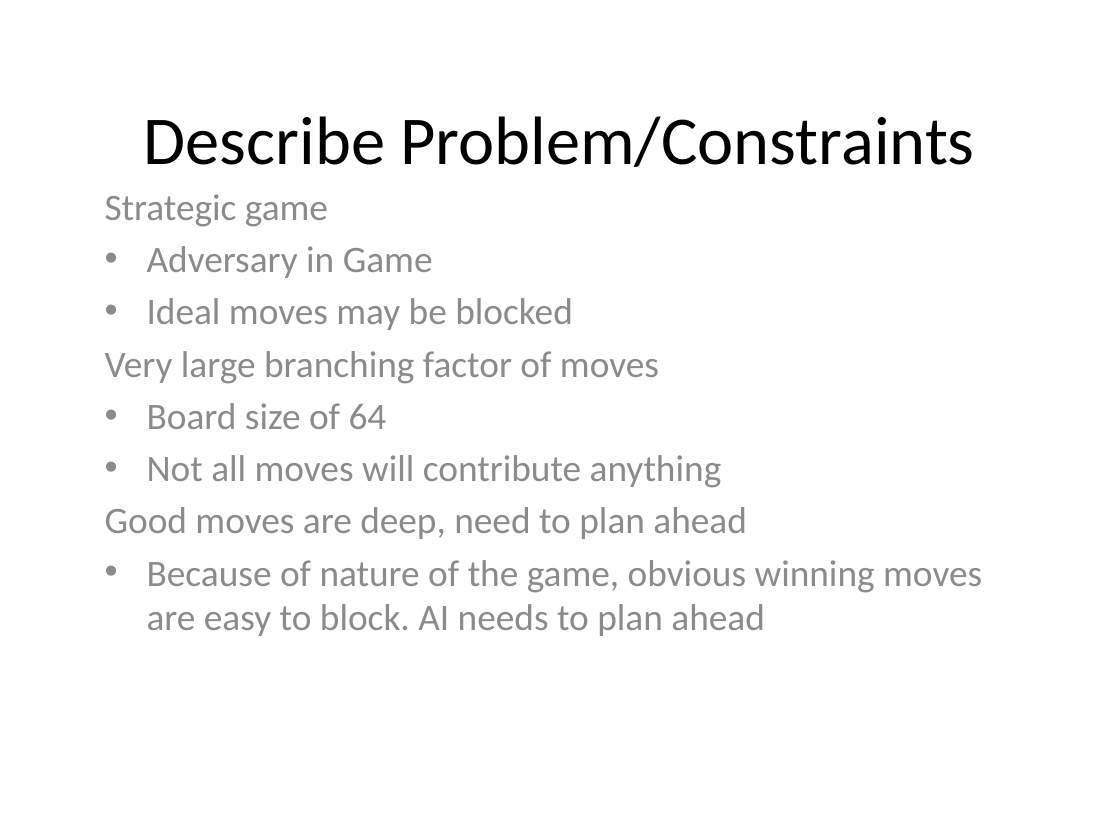
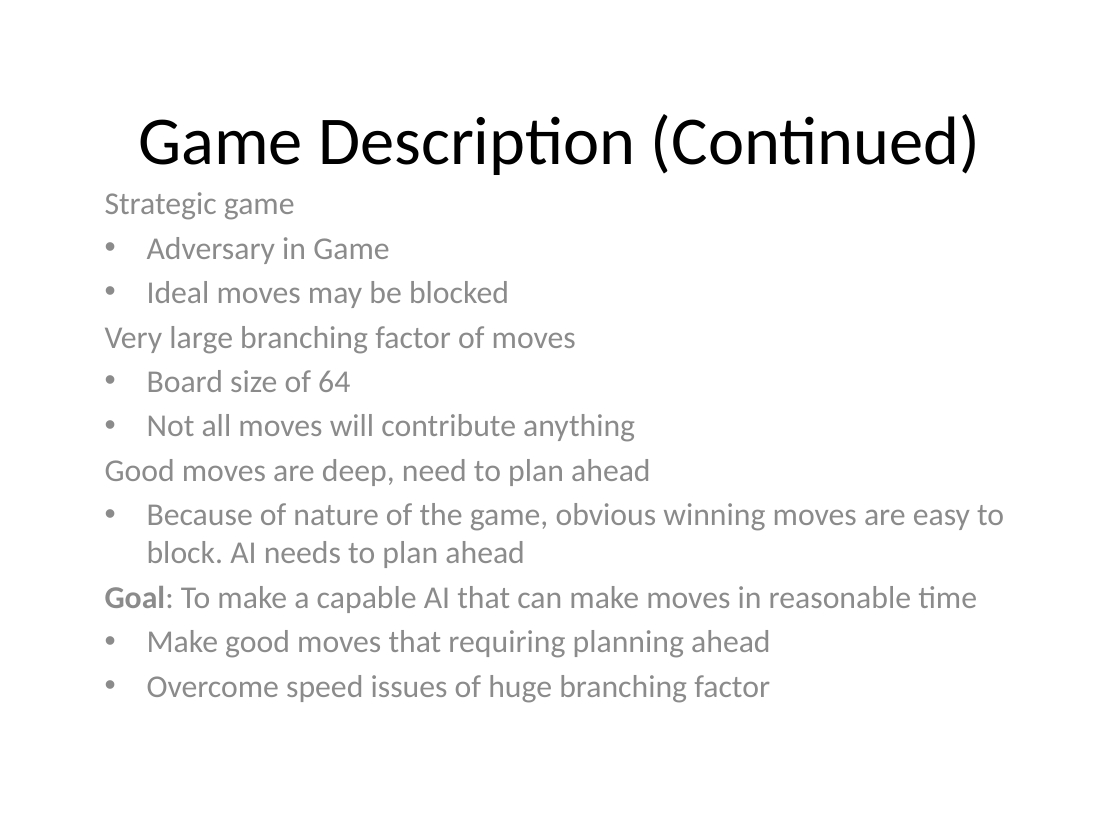
Before and after one commit to yangjiao2/271AIgame, a slide deck: slide 3 of Presentation.pptx (slide 6 before the commit). Drawn at 1120x840 pixels with LibreOffice and Linux fonts; fonts in the diff are those of the drawing. Boxes give left, top, right and bottom in pixels: in the first picture for what was removed or moved away, otherwise in the second. Text is boxed around its words. In the diff, an @@ line names an element or a change of style, - is before the commit and + after.

```diff
--- a/Presentation.pptx
+++ b/Presentation.pptx
@@ title at (138,114,980,175): text changed @@
-Describe Problem/Constraints
+Game Description (Continued)
@@ subtitle at (105,192,1004,568): size 24 to 20.4 pt in "Strategic game", "Adversary in Game", "Ideal moves may be blocked", "Very large branching factor of moves" and 4 more places @@
@@ subtitle at (105,586,977,703): paragraphs added @@
+Goal: To make a capable AI that can make moves in reasonable time
+• Make good moves that requiring planning ahead
+• Overcome speed issues of huge branching factor
```
Also in this commit, not shown: 2 other slides changed, 1 slide removed.
